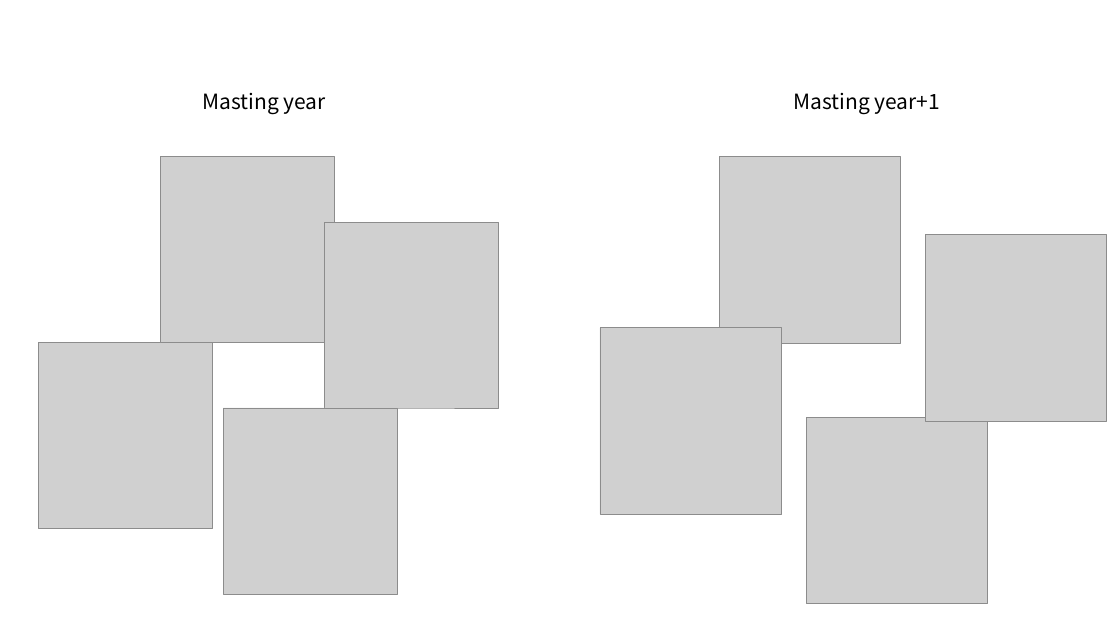
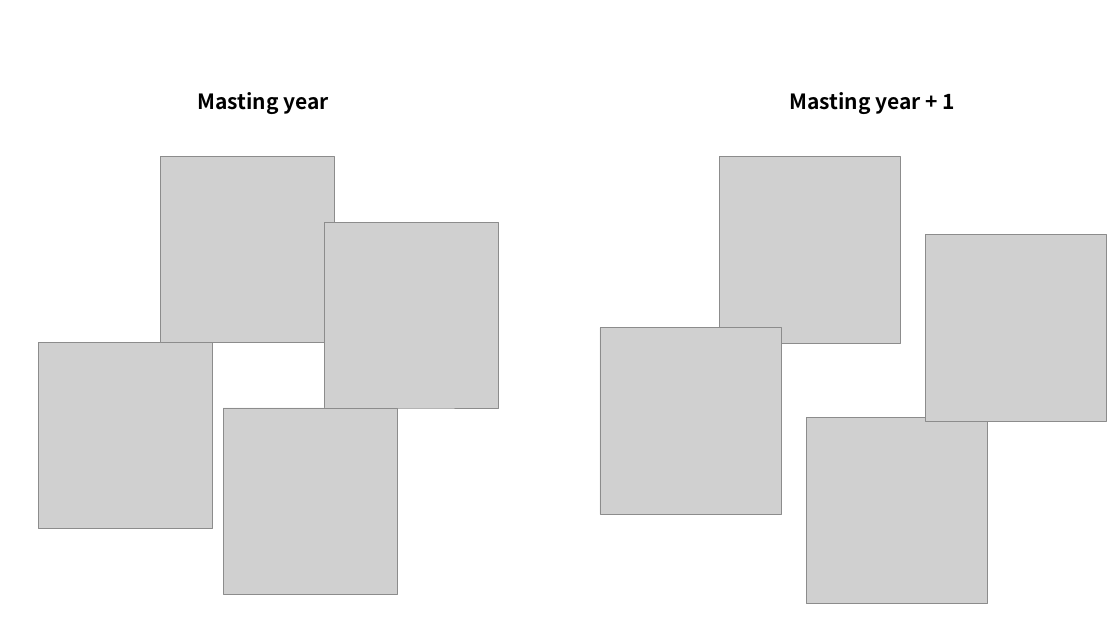
Before and after one commit to wangxm-forest/PhD, a slide deck: slide 2 of presentations/bayesian.pptx. Drawn at 1120x630 pixels with LibreOffice and Linux fonts; fonts in the diff are those of the drawing; grey boxes stand for pictures. Boxes give left, top, right and bottom in pixels: in the first picture for what was removed or moved away, otherwise in the second. Text is boxed around its words. In the diff, an @@ line names an element or a change of style, - is before the commit and + after.

```diff
--- a/presentations/bayesian.pptx
+++ b/presentations/bayesian.pptx
@@ text "Masting year" at (197, 92, 328, 114): bold on @@
@@ text at (789, 92, 955, 114): text changed; bold on @@
-Masting year+1
+Masting year + 1
```
Also in this commit, not shown: 6 other slides changed, 4 slides added, 3 slides removed.
